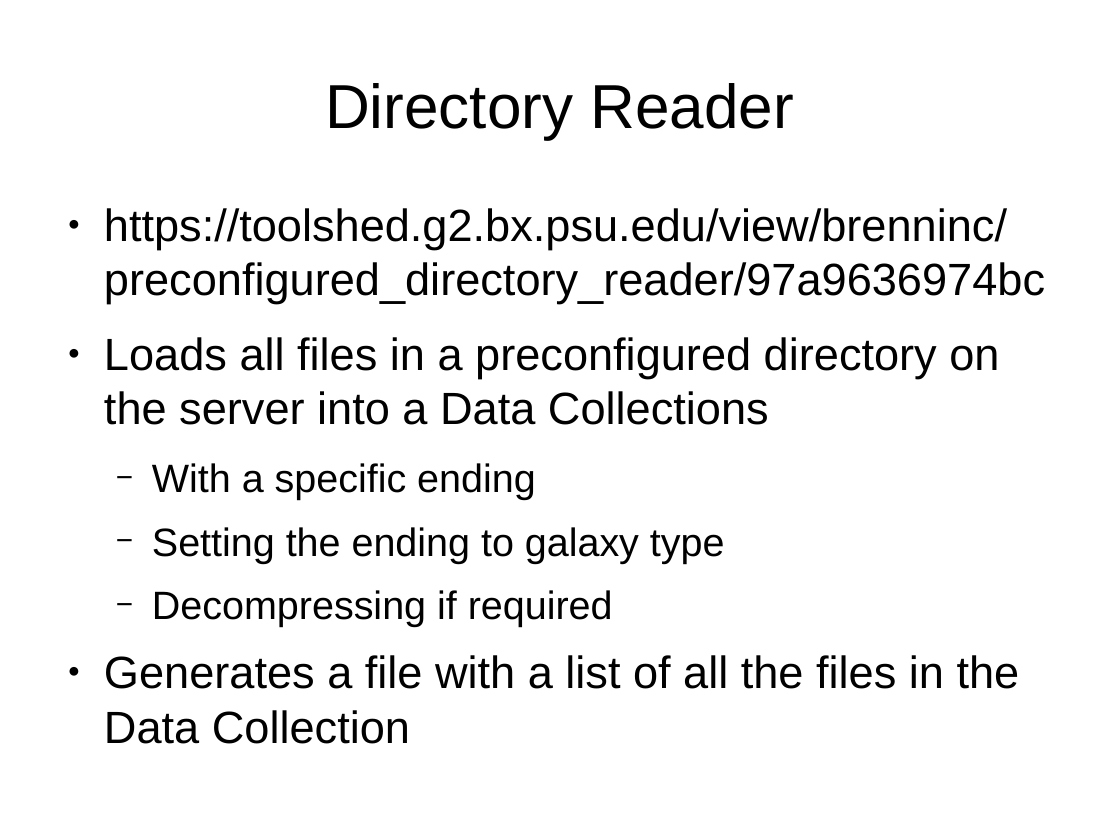
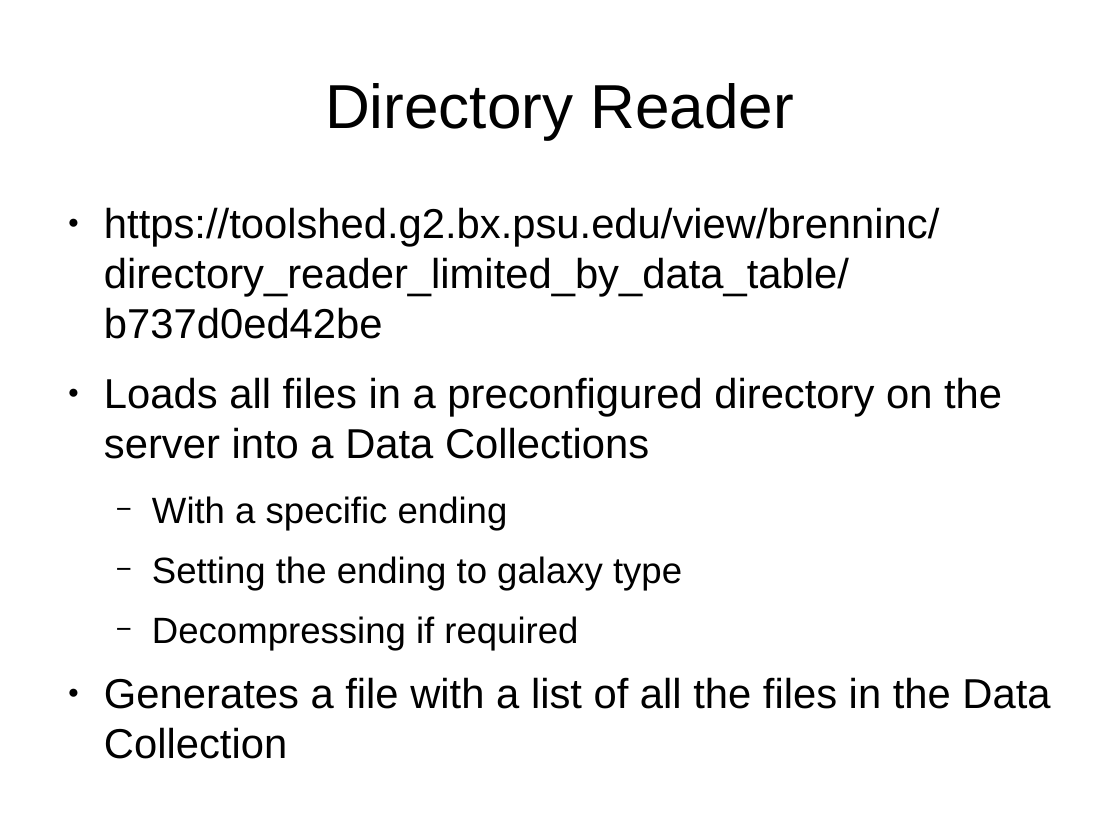
Before and after one commit to Christian-B/galaxy_shedtools, a slide deck: slide 13 of instructions/Install.odp. Drawn at 1120x840 pixels with LibreOffice and Linux fonts; fonts in the diff are those of the drawing. Boxes give left, top, right and bottom in pixels: in the first picture for what was removed or moved away, otherwise in the second. Text is boxed around its words. In the diff, an @@ line names an element or a change of style, - is before the commit and + after.

```diff
--- a/instructions/Install.odp
+++ b/instructions/Install.odp
@@ text at box(104, 207, 939, 339): text changed; size 32 to 29.6 pt @@
-● https://toolshed.g2.bx.psu.edu/view/brenninc/preconfigured_directory_reader/97a9636974bc
+● https://toolshed.g2.bx.psu.edu/view/brenninc/directory_reader_limited_by_data_table/b737d0ed42be
@@ text at box(104, 377, 1050, 759): size 32 to 29.6 pt in "Loads all files in a preconfigured directory ...", "Generates a file with a list of ..."; size 28 to 25.9 pt in "With a specific ending", "Setting the ending to galaxy type", "Decompressing if required" @@
```
Also in this commit, not shown: 2 other slides changed.
